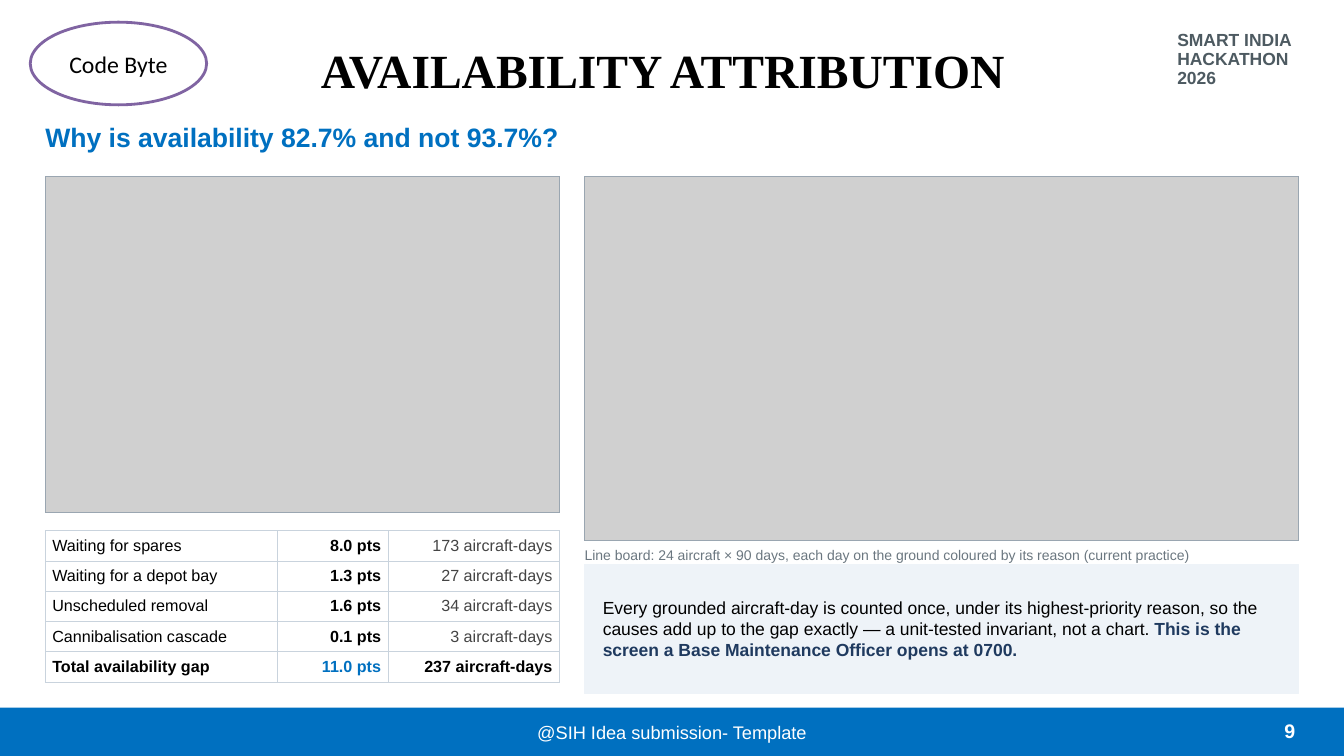
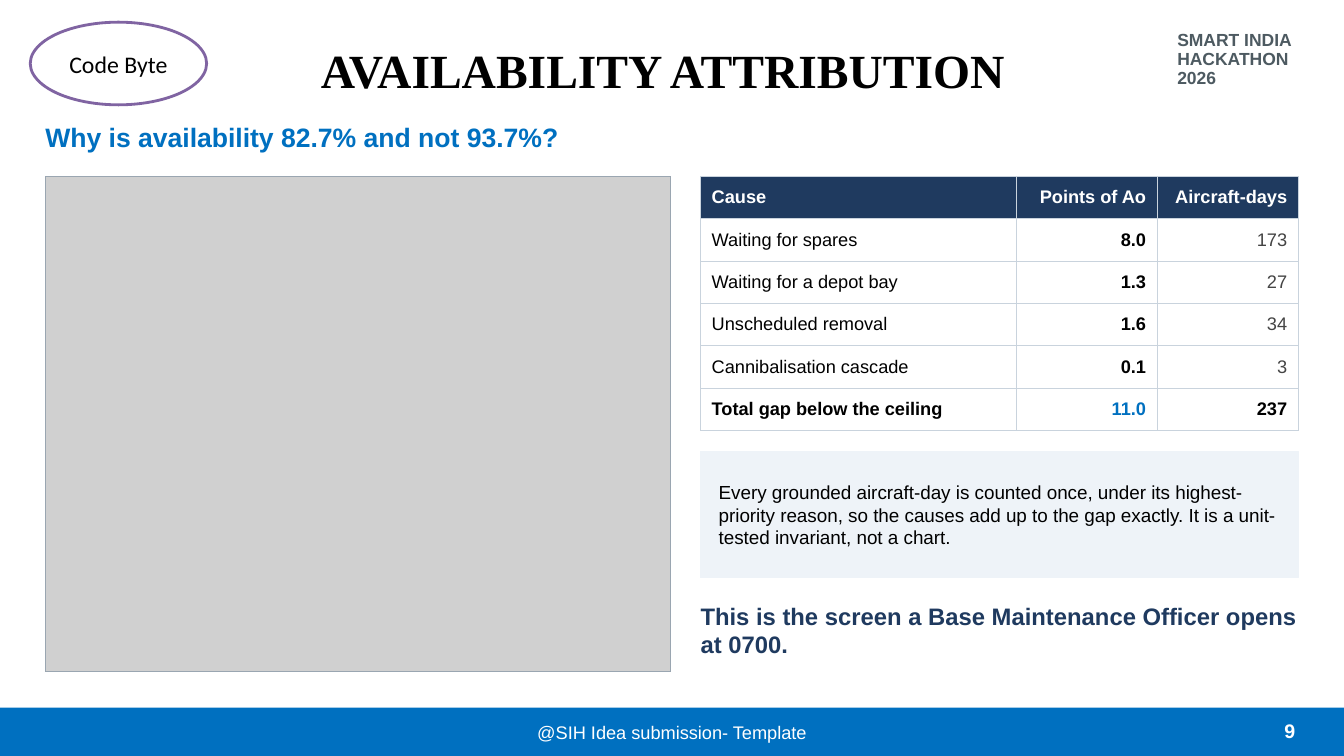
Before and after one commit to MarcussRico/flightline, a slide deck: slide 9 of deck/FLIGHTLINE_SIH26249.pptx. Drawn at 1344x756 pixels with LibreOffice and Linux fonts; fonts in the diff are those of the drawing; grey boxes stand for pictures; background and template pictures are left out. Boxes give left, top, right and bottom in pixels: in the first picture for what was removed or moved away, otherwise in the second. Text is boxed around its words. In the diff, an @@ line names an element or a change of style, - is before the commit and + after.

```diff
--- a/deck/FLIGHTLINE_SIH26249.pptx
+++ b/deck/FLIGHTLINE_SIH26249.pptx
@@ rectangle: place and size @@
-rectangle at bbox=[45, 176, 560, 512]
+rectangle at bbox=[45, 176, 670, 671]
@@ picture: place and size @@
-picture at bbox=[45, 176, 560, 512]
+picture at bbox=[45, 176, 670, 671]
@@ picture removed at bbox=[585, 176, 1299, 540] @@
@@ table at bbox=[701, 176, 1299, 423] @@
-row 1: Waiting for spares | 8.0 pts | 173 aircraft-days
-row 2: Waiting for a depot bay | 1.3 pts | 27 aircraft-days
-row 3: Unscheduled removal | 1.6 pts | 34 aircraft-days
-row 4: Cannibalisation cascade | 0.1 pts | 3 aircraft-days
-row 5: Total availability gap | 11.0 pts | 237 aircraft-days
+row 1: Cause | Points of Ao | Aircraft-days
+row 2: Waiting for spares | 8.0 | 173
+row 3: Waiting for a depot bay | 1.3 | 27
+row 4: Unscheduled removal | 1.6 | 34
+row 5: Cannibalisation cascade | 0.1 | 3
+row 6: Total gap below the ceiling | 11.0 | 237
@@ table: place and size @@
-table at bbox=[45, 530, 560, 680]
+table at bbox=[701, 176, 1299, 423]
@@ rectangle: place and size @@
-rectangle at bbox=[585, 176, 1299, 540]
+rectangle at bbox=[701, 452, 1299, 578]
@@ rectangle at bbox=[701, 452, 1299, 578]: fill none to #EEF3F8; outline #9AA6B1 0.75 pt to #EEF3F8 1 pt @@
@@ text at bbox=[719, 485, 1276, 547]: text changed; size 12.5 to 13.5 pt @@
-Every grounded aircraft-day is counted once, under its highest-priority reason, so the causes add up to the gap exactly — a unit-tested invariant, not a chart. This is the screen a Base Maintenance Officer opens at 0700.
+Every grounded aircraft-day is counted once, under its highest-priority reason, so the causes add up to the gap exactly. It is a unit-tested invariant, not a chart.
@@ text removed at bbox=[585, 550, 1190, 563] @@
-Line board: 24 aircraft × 90 days, each day on the ground coloured by its reason (current practice)
@@ rectangle removed at bbox=[585, 565, 1299, 694] @@
@@ text added at bbox=[701, 607, 1296, 654], 17 pt, text #1F3A5F, bold @@
+This is the screen a Base Maintenance Officer opens at 0700.
```
Also in this commit, not shown: 2 other slides changed, 12 other files.
